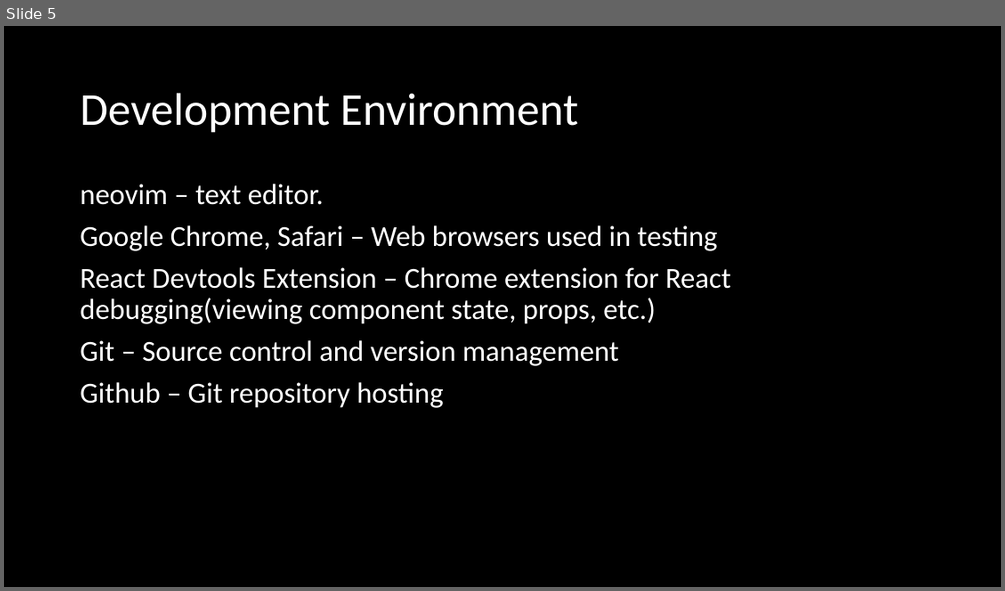
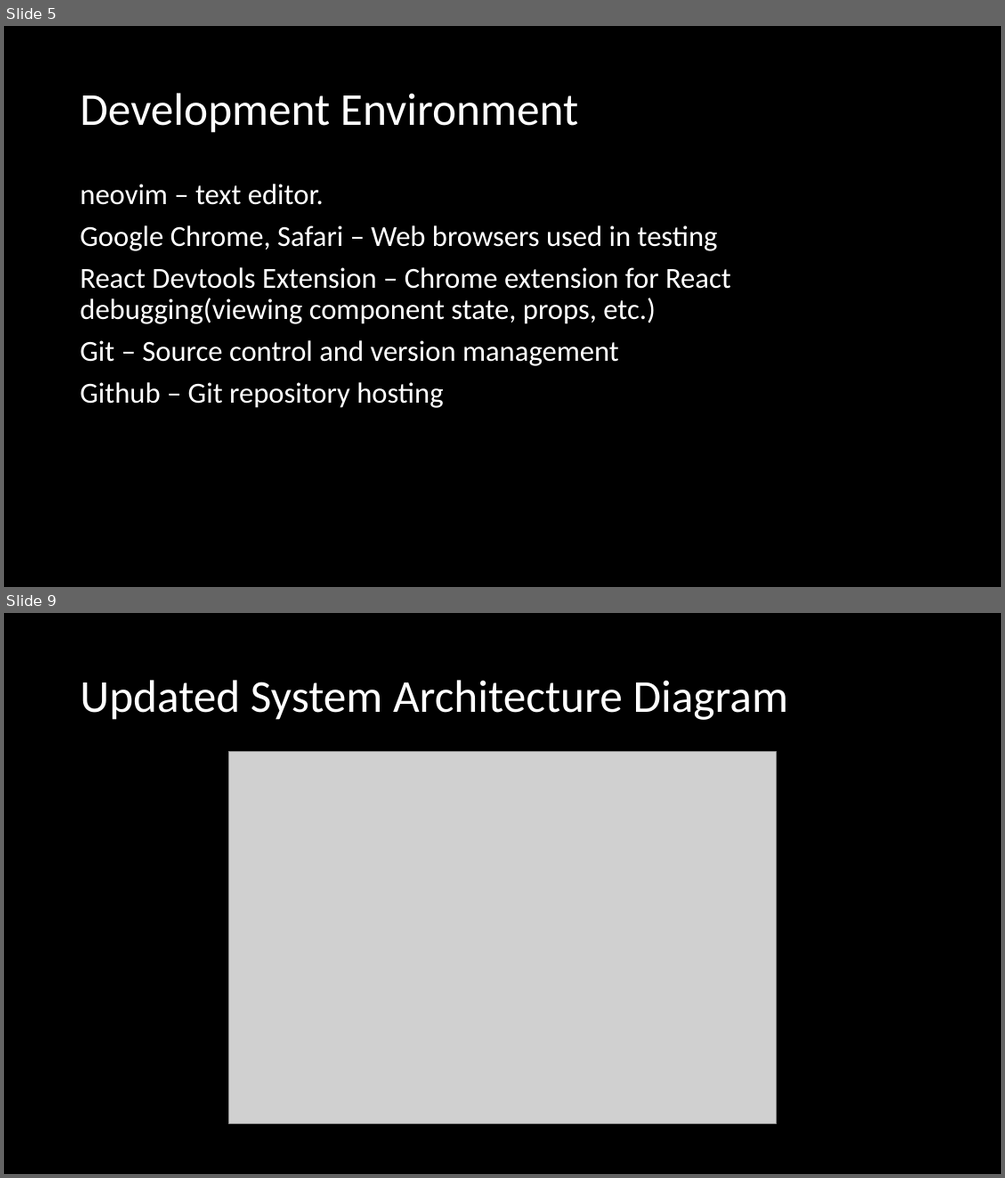
Before and after one commit to Skyward176/UnnamedFitnessApp, a slide deck: Documentation/Presentations/Final Presentation.pptx. Shown one above the other, each under a label of ours: slide 5 before the commit, slides 5 and 9 after it; the slides between them are not shown. The pictures are 1005x591 and 1005x1178 pixels, drawn with LibreOffice and Linux fonts; fonts in the diff are those of the drawing; grey boxes stand for pictures. Boxes give left, top, right and bottom in pixels: in the first picture for what was removed or moved away, otherwise in the second. Text is boxed around its words. In the diff, an @@ line names an element or a change of style, - is before the commit and + after.

```diff
--- a/Documentation/Presentations/Final Presentation.pptx
+++ b/Documentation/Presentations/Final Presentation.pptx
@@ slide 9 added at [4, 613, 1001, 1174], background #000000 @@
@@ title added at [80, 680, 788, 720], 44 pt, text #FFFFFF @@
+Updated System Architecture Diagram
@@ picture added at [229, 751, 777, 1124] @@
```
Also in this commit, not shown: 4 slides changed, 15 other slides added, 1 slide removed, 3 other files.
